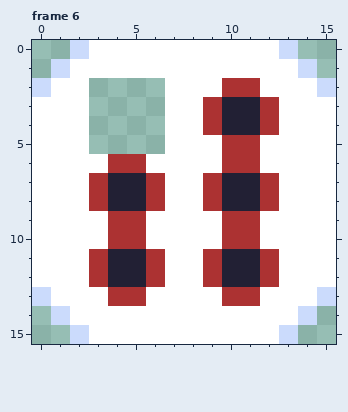
File history of a pixel-art file, assets/base_die.ase. Above is the file before it was changed.
16x16 pixels, 7 frames. Shown: frame 6. The commit also changed other frames, which this record leaves out.
After the commit:
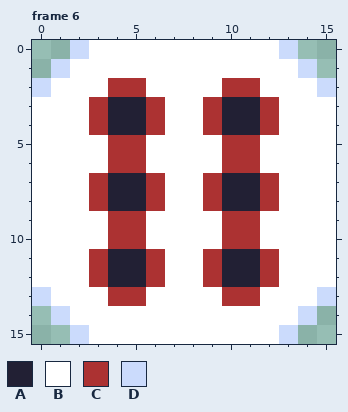
Palette (. is transparent): A #222034  B #ffffff  C #ac3232  D #cbdbfc
The edit:
Frame 6:
Colour A now appears in rows 3 to 4 at x 4 to 5.
Colour B now appears in row 2 at x 3 and 6; in row 5 at x 3 and 6.
Colour C now appears in row 2 at x 4 to 5; in rows 3 to 4 at x 3 and 6; in row 5 at x 4 to 5.
